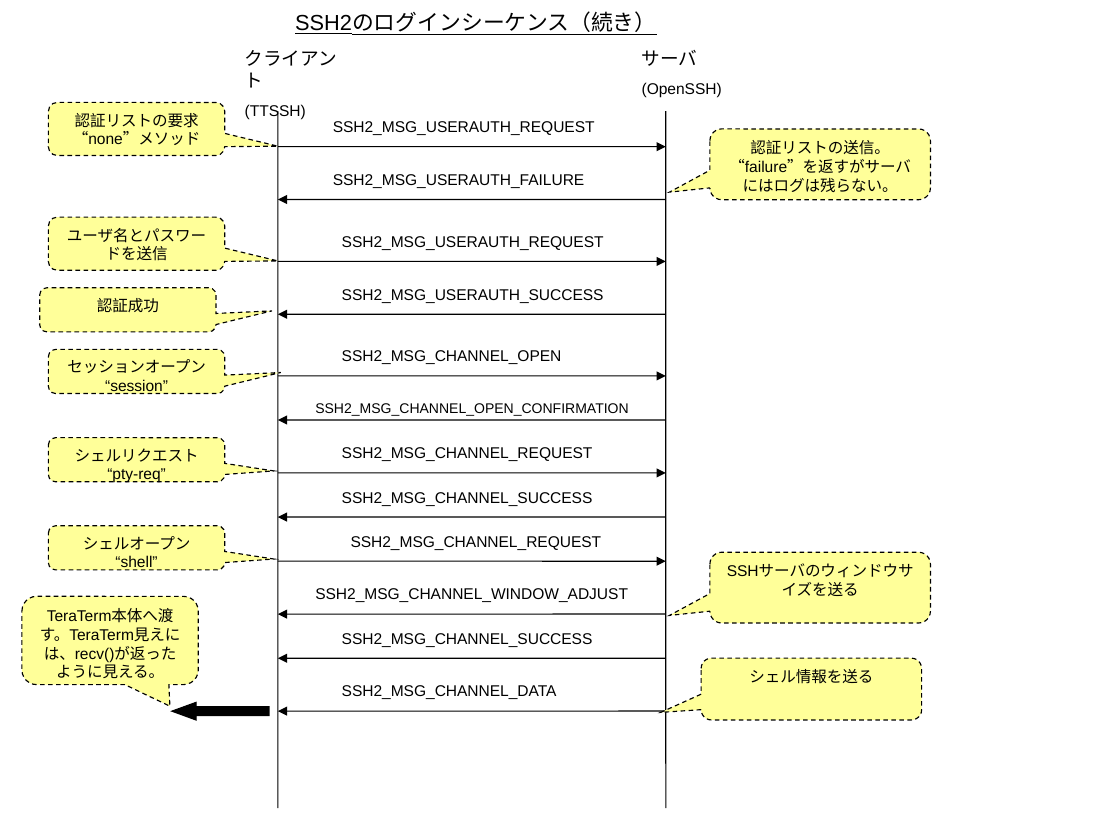
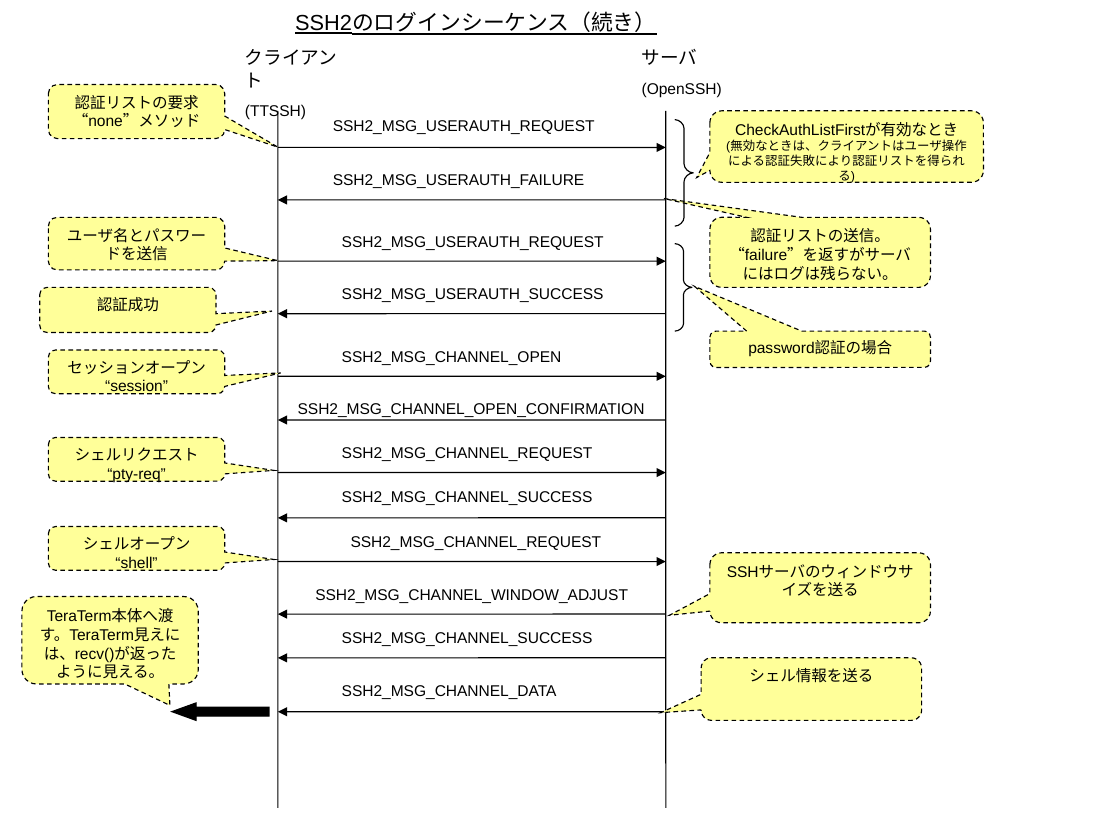
Before and after one commit to m-tmatma/ttssh2-work2, a slide deck: slide 2 of jp/html/reference/image/ssh2_sequence.ppt. Drawn at 1120x840 pixels with LibreOffice and Linux fonts; fonts in the diff are those of the drawing. Boxes give left, top, right and bottom in pixels: in the first picture for what was removed or moved away, otherwise in the second. Text is boxed around its words. In the diff, an @@ line names an element or a change of style, - is before the commit and + after.

Commit message:
SSH2の各認証方式でのシーケンスを記述。
svn path=/doc/trunk/; revision=1069

```diff
--- a/jp/html/reference/image/ssh2_sequence.ppt
+++ b/jp/html/reference/image/ssh2_sequence.ppt
@@ rounded speech box "認証リストの要求": place and size @@
-rounded speech box "認証リストの要求" at (48, 102, 224, 155)
+rounded speech box "認証リストの要求" at (48, 85, 224, 139)
@@ rounded speech box "認証リストの要求" at (48, 85, 224, 139): proportions changed @@
@@ rounded speech box added at (710, 111, 983, 183), fill #FFFF99, outline #000000 0.74 pt dashed, 8 pt, text #000000 @@
+CheckAuthListFirstが有効なとき
+(無効なときは、クライアントはユーザ操作による認証失敗により認証リストを得られる)
@@ freeform shape added at (674, 120, 693, 226), outline #000000 0.74 pt @@
@@ rounded speech box "認証リストの送信。" at (710, 217, 931, 288): proportions changed @@
@@ rounded speech box "認証リストの送信。": place and size @@
-rounded speech box "認証リストの送信。" at (710, 129, 931, 199)
+rounded speech box "認証リストの送信。" at (710, 217, 931, 288)
@@ freeform shape added at (674, 244, 692, 332), outline #000000 0.74 pt @@
@@ rounded speech box added at (710, 332, 931, 367), fill #FFFF99, outline #000000 0.74 pt dashed, 10 pt, text #000000 @@
+password認証の場合
@@ text "SSH2_MSG_CHANNEL_OPEN_CONFIRMATION": place and size @@
-text "SSH2_MSG_CHANNEL_OPEN_CONFIRMATION" at (315, 403, 628, 416)
+text "SSH2_MSG_CHANNEL_OPEN_CONFIRMATION" at (298, 403, 645, 417)
@@ text "SSH2_MSG_CHANNEL_OPEN_CONFIRMATION" at (298, 403, 645, 417): size 9 to 10 pt @@
```
Also in this commit, not shown: 2 other slides changed, 5 other files.
